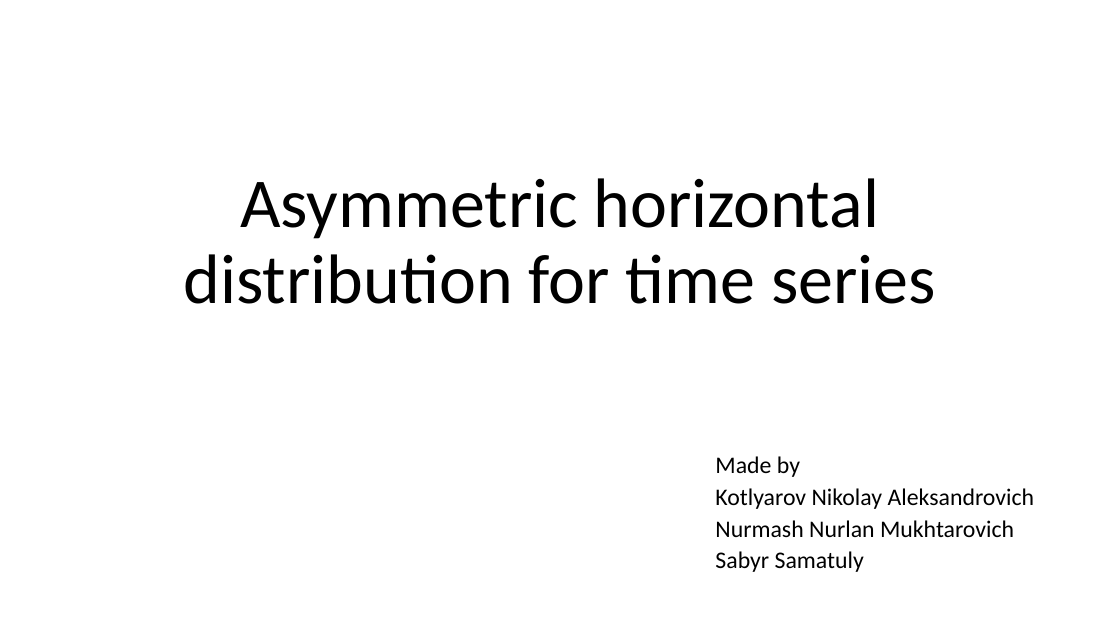
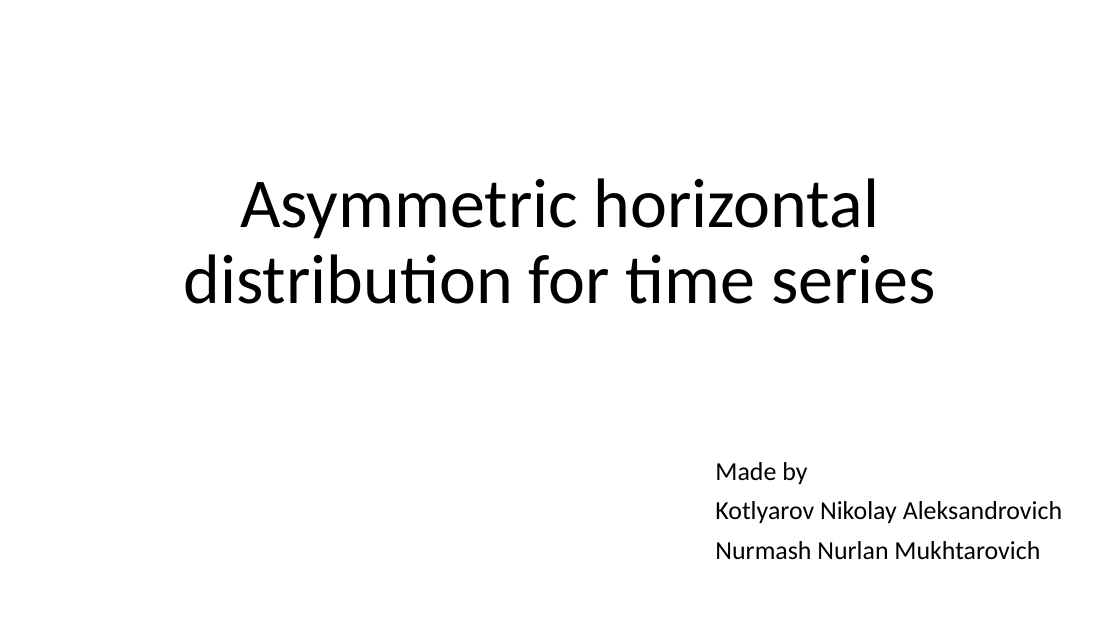
Before and after one commit to NickThe1/kbtu-data-visualization, a slide deck: slide 1 of distrib.pptx. Drawn at 1120x630 pixels with LibreOffice and Linux fonts; fonts in the diff are those of the drawing. Boxes give left, top, right and bottom in pixels: in the first picture for what was removed or moved away, otherwise in the second. Text is boxed around its words. In the diff, an @@ line names an element or a change of style, - is before the commit and + after.

```diff
--- a/distrib.pptx
+++ b/distrib.pptx
@@ subtitle "Made by" at box(715, 462, 1062, 560): size 20.4 to 22.2 pt; line spacing 0.7 to 0.9 @@
@@ subtitle at box(715, 551, 864, 572): paragraph removed @@
-Sabyr Samatuly
```
Also in this commit, not shown: 2 other slides changed, 4 slides added, 4 slides removed, 6 other files.
